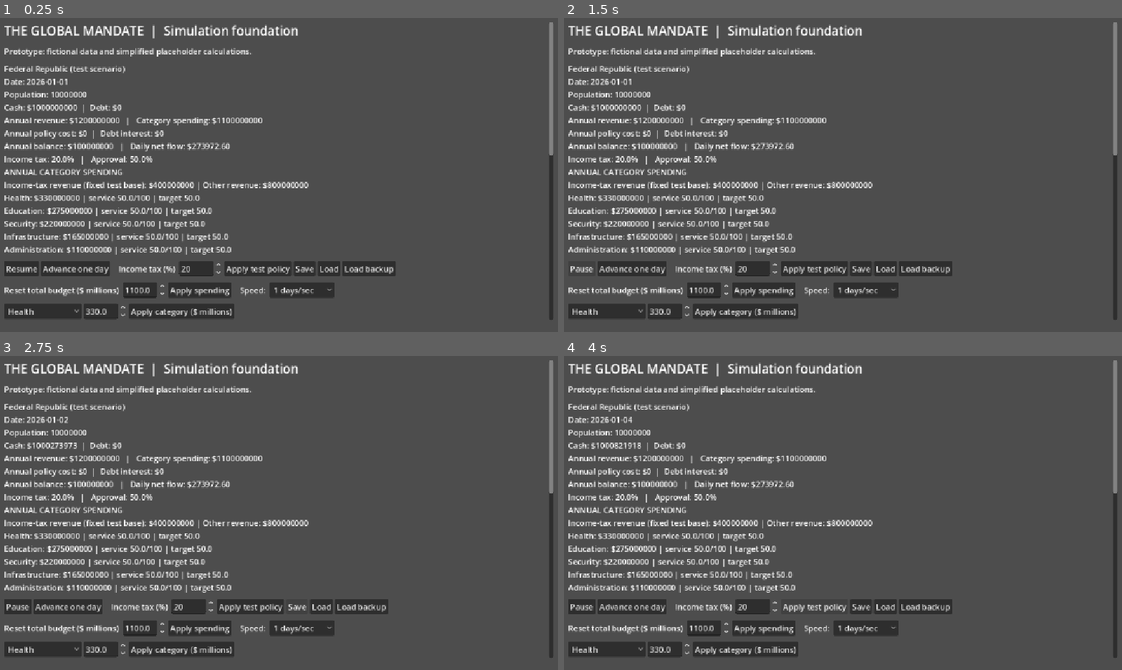
Above: before the commit, frames 1-4 (two rows, left to right).
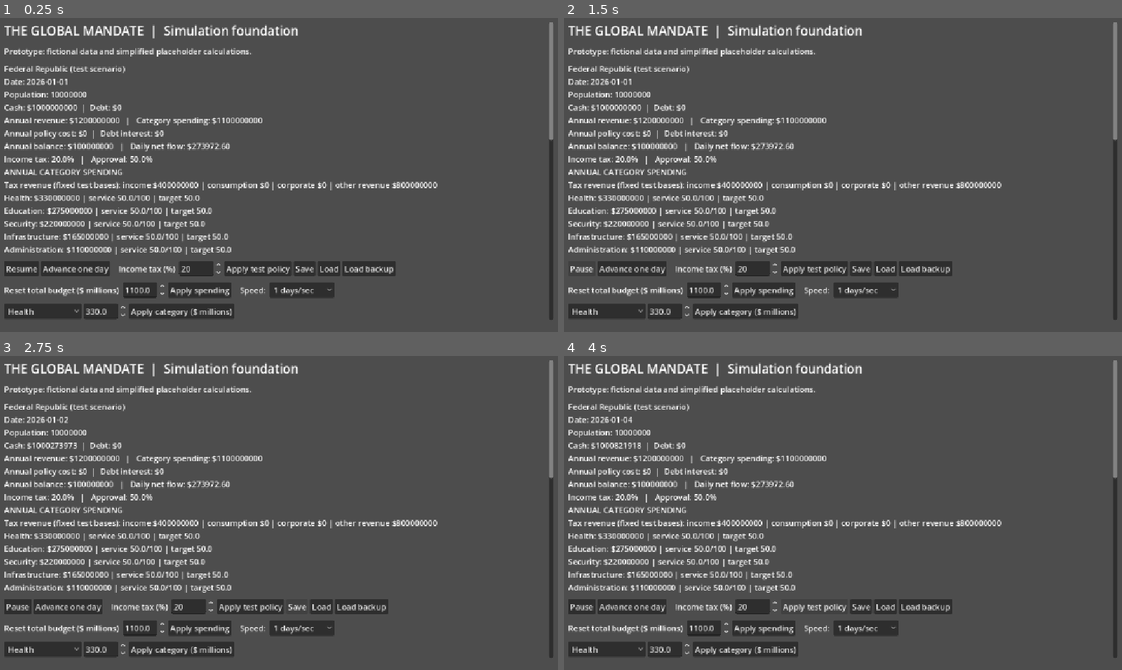
Above: after the commit, the same moments.

Repository: bhavishyadash/the-global-mandate
Game: Godot game, scene res://main.tscn
Same seed, same stepped clock (60 frames per second), same inputs: the game is played once before the commit and once after it.
Inputs:
- Up to frame 1 (0.25 s): no input
- Up to frame 2 (1.5 s): click "Save" at 0.5 s; click "Resume" at 1.25 s
- Up to frame 3 (2.75 s): click "Save" at 2 s
- Up to frame 4 (4 s): click "Advance one day" at 2.75 s; click "Apply test policy" at 3.5 s

The runs differ from the first frame. In frame 1, 1.0% of the frame differs, in the area x 0-100%, y 38-55%; in frame 2, 1.0%; in frame 3, 1.0%; in frame 4, 1.0%.

Commit message:
Add consumption and corporate tax instruments

Diff:
--- a/simulation/politics.gd
+++ b/simulation/politics.gd
@@ -1,6 +1,7 @@
 extends RefCounted
 
 # Fictional groups and coefficients for testing, not empirical estimates.
+const ADDITIONAL_TAX_SENSITIVITIES := {"consumption": [120.0, 90.0, 50.0], "corporate": [10.0, 25.0, 80.0]}
 var groups: Array = [
 	{"name": "Lower income", "share": 0.4, "approval": 50.0, "raw_approval": 50.0, "service_bonus": 0.0, "tax_sensitivity": 100.0},
 	{"name": "Middle income", "share": 0.4, "approval": 50.0, "raw_approval": 50.0, "service_bonus": 0.0, "tax_sensitivity": 105.0},
@@ -19,6 +20,11 @@
 	for group in groups:
 		group.raw_approval -= delta * group.tax_sensitivity
 		group.approval = clampf(group.raw_approval + group.service_bonus, 0.0, 100.0)
+
+func apply_additional_tax_change(kind: String, delta: float) -> void:
+	for i in range(groups.size()):
+		groups[i].raw_approval -= delta * ADDITIONAL_TAX_SENSITIVITIES[kind][i]
+		groups[i].approval = clampf(groups[i].raw_approval + groups[i].service_bonus, 0.0, 100.0)
 
 func apply_service_bonuses(bonuses: Array) -> void:
 	for i in range(groups.size()):
--- a/simulation/world.gd
+++ b/simulation/world.gd
@@ -5,6 +5,7 @@
 const PROCUREMENT_ANNUAL_COST := 10000000.0
 const ANNUAL_DEBT_RATE := 0.03
 const TEST_TAXABLE_BASE := 2000000000.0
+const ADDITIONAL_TAXES := {"consumption": {"field": "consumption_tax_rate", "base": 1500000000.0}, "corporate": {"field": "corporate_tax_rate", "base": 1000000000.0}}
 const CATEGORY_SHARES := {"Health": 0.30, "Education": 0.25, "Security": 0.20, "Infrastructure": 0.15, "Administration": 0.10}
 var politics = Politics.new()
 var services = Services.new()
@@ -21,6 +22,8 @@
 	"annual_spending": 1100000000.0,
 	"spending_categories": {"Health": 330000000.0, "Education": 275000000.0, "Security": 220000000.0, "Infrastructure": 165000000.0, "Administration": 110000000.0},
 	"income_tax_rate": 0.20,
+	"consumption_tax_rate": 0.0,
+	"corporate_tax_rate": 0.0,
 	"approval": 50.0,
 }
 var events: Array[String] = ["Scenario started. All figures are fictional test data."]
@@ -34,6 +37,12 @@
 
 func income_tax_revenue() -> float:
 	return country.income_tax_rate * TEST_TAXABLE_BASE
+
+func additional_tax_revenue(kind: String) -> float:
+	if not ADDITIONAL_TAXES.has(kind):
+		return 0.0
+	var spec: Dictionary = ADDITIONAL_TAXES[kind]
+	return float(country[spec.field]) * float(spec.base)
 
 func policy_annual_cost() -> float:
 	return PROCUREMENT_ANNUAL_COST if politics.procurement_policy and politics.procurement_progress >= 100 else 0.0
@@ -94,7 +103,7 @@
 	var file := FileAccess.open(temporary, FileAccess.WRITE)
 	if file == null:
 		return "Could not open the save file for writing."
-	file.store_string(JSON.stringify({"version": 5, "date": date, "country": country, "events": events, "politics": politics.export_state(), "services": services.export_state()}))
+	file.store_string(JSON.stringify({"version": 6, "date": date, "country": country, "events": events, "politics": politics.export_state(), "services": services.export_state()}))
 	file.flush()
 	var error := file.get_error()
 	file.close()
@@ -144,7 +153,7 @@
 	if json.parse(file.get_as_text()) != OK:
 		return "Save contains invalid JSON."
 	var parsed: Variant = json.data
-	if not parsed is Dictionary or (parsed.get("version") != 1 and parsed.get("version") != 2 and parsed.get("version") != 3 and parsed.get("version") != 4 and parsed.get("version") != 5):
+	if not parsed is Dictionary or (parsed.get("version") != 1 and parsed.get("version") != 2 and parsed.get("version") != 3 and parsed.get("version") != 4 and parsed.get("version") != 5 and parsed.get("version") != 6):
 		return "Save is invalid or uses an unsupported version."
 	var d: Variant = parsed.get("date")
 	var c: Variant = parsed.get("country")
@@ -167,6 +176,14 @@
 	if c.income_tax_rate < 0.0 or c.income_tax_rate > 0.60 or c.approval < 0.0 or c.approval > 100.0 or c.annual_revenue < 0.0 or c.annual_spending < 0.0 or c.annual_spending > 10000000000.0 or e.size() > MAX_EVENTS:
 		return "Save has out-of-range policy or approval data."
 	c = c.duplicate(true)
+	if parsed.version < 6:
+		c.consumption_tax_rate = 0.0
+		c.corporate_tax_rate = 0.0
+	else:
+		for kind in ADDITIONAL_TAXES:
+			var field: String = ADDITIONAL_TAXES[kind].field
+			if not _is_number(c.get(field)) or c[field] < 0.0 or c[field] > 0.60:
+				return "Save has invalid additional tax data."
 	if parsed.version < 4:
 		c.debt = maxf(0.0, -float(c.treasury))
 		c.treasury = maxf(0.0, float(c.treasury))
@@ -189,7 +206,7 @@
 			return "Save has invalid event data."
 	var loaded_politics = Politics.new()
 	var loaded_services = Services.new()
-	if parsed.version == 5 and not loaded_services.import_state(parsed.get("services")):
+	if parsed.version >= 5 and not loaded_services.import_state(parsed.get("services")):
 		return "Save has invalid service data."
 	if parsed.version >= 2:
 		var political_data: Variant = parsed.get("politics")
@@ -206,7 +223,7 @@
 		for group in loaded_politics.groups:
 			group.approval = float(c.approval)
 			group.raw_approval = float(c.approval)
-	if parsed.version == 5:
+	if parsed.version >= 5:
 		var bonuses: Array = loaded_services.group_bonuses()
 		for i in range(loaded_politics.groups.size()):
 			if absf(loaded_politics.groups[i].service_bonus - bonuses[i]) > 0.001:
@@ -266,6 +283,34 @@
 	add_event("Income tax changed from %.1f%% to %.1f%%." % [previous * 100.0, rate * 100.0])
 	return true
 
+func preview_additional_tax(kind: String, rate: float) -> Dictionary:
+	if not ADDITIONAL_TAXES.has(kind) or not is_finite(rate) or rate < 0.0 or rate > 0.60:
+		return {}
+	var spec: Dictionary = ADDITIONAL_TAXES[kind]
+	var delta: float = rate - float(country[spec.field])
+	var projected_revenue: float = country.annual_revenue + delta * float(spec.base)
+	if not is_finite(projected_revenue) or projected_revenue < 0.0:
+		return {}
+	var preview_politics = Politics.new()
+	if not preview_politics.import_state(politics.export_state()):
+		return {}
+	preview_politics.apply_additional_tax_change(kind, delta)
+	return {"annual_revenue": projected_revenue, "approval": preview_politics.approval(), "groups": preview_politics.groups.duplicate(true)}
+
+func set_additional_tax(kind: String, rate: float) -> bool:
+	if preview_additional_tax(kind, rate).is_empty():
+		return false
+	var spec: Dictionary = ADDITIONAL_TAXES[kind]
+	var previous: float = country[spec.field]
+	if is_equal_approx(previous, rate):
+		return true
+	country.annual_revenue += (rate - previous) * float(spec.base)
+	politics.apply_additional_tax_change(kind, rate - previous)
+	country.approval = politics.approval()
+	country[spec.field] = rate
+	add_event("%s tax changed from %.1f%% to %.1f%%." % [kind.capitalize(), previous * 100.0, rate * 100.0])
+	return true
+
 func vote_procurement() -> bool:
 	var votes: int = politics.votes_for_policy()
 	if politics.vote_procurement():
--- a/tests/simulation_test.gd
+++ b/tests/simulation_test.gd
@@ -28,6 +28,25 @@
 	assert(is_equal_approx(prediction.annual_revenue, high_tax_world.country.annual_revenue))
 	assert(prediction.groups == high_tax_world.politics.groups)
 	assert(is_equal_approx(high_tax_world.country.approval, 8.0))
+	var tax_world = World.new()
+	var tax_snapshot: Dictionary = tax_world.country.duplicate(true)
+	var tax_politics_snapshot: Dictionary = tax_world.politics.export_state()
+	var consumption_preview: Dictionary = tax_world.preview_additional_tax("consumption", 0.10)
+	assert(tax_world.country == tax_snapshot)
+	assert(tax_world.politics.export_state() == tax_politics_snapshot)
+	assert(is_equal_approx(consumption_preview.annual_revenue, 1350000000.0))
+	assert(not tax_world.set_additional_tax("unknown", 0.10))
+	assert(not tax_world.set_additional_tax("corporate", NAN))
+	assert(not tax_world.set_additional_tax("corporate", 0.61))
+	assert(tax_world.set_additional_tax("consumption", 0.10))
+	assert(is_equal_approx(tax_world.country.approval, consumption_preview.approval))
+	assert(is_equal_approx(tax_world.additional_tax_revenue("consumption"), 150000000.0))
+	assert(tax_world.politics.groups[0].approval < tax_world.politics.groups[2].approval)
+	var corporate_preview: Dictionary = tax_world.preview_additional_tax("corporate", 0.20)
+	assert(tax_world.set_additional_tax("corporate", 0.20))
+	assert(is_equal_approx(tax_world.country.annual_revenue, 1550000000.0))
+	assert(is_equal_approx(tax_world.country.approval, corporate_preview.approval))
+	assert(is_equal_approx(tax_world.additional_tax_revenue("corporate"), 200000000.0))
 	assert(high_tax_world.politics.groups[0].approval > high_tax_world.politics.groups[2].approval)
 	var cycle = World.new()
 	cycle.country.income_tax_rate = 0.60
@@ -160,6 +179,30 @@
 	assert(long_run.date == {"year": 2046, "month": 1, "day": 1})
 	assert(absf(long_run.country.treasury - 3000000000.0) < 10.0)
 	var save_path := "res://tests/test_save.json"
+	assert(tax_world.save_game(save_path).is_empty())
+	var tax_reload = World.new()
+	assert(tax_reload.load_game(save_path).is_empty())
+	assert(is_equal_approx(tax_reload.country.consumption_tax_rate, 0.10))
+	assert(is_equal_approx(tax_reload.country.corporate_tax_rate, 0.20))
+	assert(is_equal_approx(tax_reload.country.approval, tax_world.country.approval))
+	var bad_tax_country: Dictionary = tax_world.country.duplicate(true)
+	bad_tax_country.corporate_tax_rate = 0.8
+	var bad_tax_file := FileAccess.open(save_path, FileAccess.WRITE)
+	bad_tax_file.store_string(JSON.stringify({"version": 6, "date": tax_world.date, "country": bad_tax_country, "events": tax_world.events, "politics": tax_world.politics.export_state(), "services": tax_world.services.export_state()}))
+	bad_tax_file.close()
+	var tax_before_rejected_load: Dictionary = tax_reload.country.duplicate(true)
+	assert(not tax_reload.load_game(save_path).is_empty())
+	assert(tax_reload.country == tax_before_rejected_load)
+	var old_tax_world = World.new()
+	var v5_country: Dictionary = old_tax_world.country.duplicate(true)
+	v5_country.erase("consumption_tax_rate")
+	v5_country.erase("corporate_tax_rate")
+	var v5_file := FileAccess.open(save_path, FileAccess.WRITE)
+	v5_file.store_string(JSON.stringify({"version": 5, "date": old_tax_world.date, "country": v5_country, "events": old_tax_world.events, "politics": old_tax_world.politics.export_state(), "services": old_tax_world.services.export_state()}))
+	v5_file.close()
+	var v5 = World.new()
+	assert(v5.load_game(save_path).is_empty())
+	assert(is_zero_approx(v5.country.consumption_tax_rate) and is_zero_approx(v5.country.corporate_tax_rate))
 	assert(service_cut.save_game(save_path).is_empty())
 	var services_reload = World.new()
 	assert(services_reload.load_game(save_path).is_empty())
--- a/tests/ui_test.gd
+++ b/tests/ui_test.gd
@@ -15,6 +15,11 @@
 	assert(is_equal_approx(screen.world.country.income_tax_rate, 0.20))
 	screen._apply_tax()
 	assert(is_equal_approx(screen.world.country.approval, 8.0))
+	screen.additional_tax.value = 10
+	assert("CONSUMPTION" in screen.additional_tax_preview.text)
+	assert(is_zero_approx(screen.world.country.consumption_tax_rate))
+	screen._apply_additional_tax()
+	assert(is_equal_approx(screen.world.country.consumption_tax_rate, 0.10))
 	screen.spending.value = 1500
 	assert("Annual balance" in screen.spending_preview.text)
 	assert(is_equal_approx(screen.world.country.annual_spending, 1100000000.0))
--- a/ui/main.gd
+++ b/ui/main.gd
@@ -19,6 +19,9 @@
 var category_picker: OptionButton
 var category_amount: SpinBox
 var category_preview: Label
+var additional_tax_picker: OptionButton
+var additional_tax: SpinBox
+var additional_tax_preview: Label
 const SAVE_PATH := "user://prototype_save.json"
 
 func _ready() -> void:
@@ -116,6 +119,21 @@
 	category_button.text = "Apply category ($ millions)"
 	category_button.pressed.connect(_apply_category)
 	category_controls.add_child(category_button)
+	var tax_controls := HBoxContainer.new()
+	layout.add_child(tax_controls)
+	additional_tax_picker = OptionButton.new()
+	additional_tax_picker.add_item("Consumption tax")
+	additional_tax_picker.add_item("Corporate tax")
+	tax_controls.add_child(additional_tax_picker)
+	additional_tax = SpinBox.new()
+	additional_tax.min_value = 0.0
+	additional_tax.max_value = 60.0
+	additional_tax.step = 0.1
+	tax_controls.add_child(additional_tax)
+	var additional_tax_button := Button.new()
+	additional_tax_button.text = "Apply selected tax (%)"
+	additional_tax_button.pressed.connect(_apply_additional_tax)
+	tax_controls.add_child(additional_tax_button)
 	status = Label.new()
 	layout.add_child(status)
 	explanation = Label.new()
@@ -126,6 +144,11 @@
 	tax_preview.autowrap_mode = TextServer.AUTOWRAP_WORD_SMART
 	layout.add_child(tax_preview)
 	tax.value_changed.connect(_update_tax_preview)
+	additional_tax_preview = Label.new()
+	additional_tax_preview.autowrap_mode = TextServer.AUTOWRAP_WORD_SMART
+	layout.add_child(additional_tax_preview)
+	additional_tax_picker.item_selected.connect(_additional_tax_selected)
+	additional_tax.value_changed.connect(_update_additional_tax_preview)
 	spending_preview = Label.new()
 	spending_preview.autowrap_mode = TextServer.AUTOWRAP_WORD_SMART
 	layout.add_child(spending_preview)
@@ -179,6 +202,19 @@
 	world.set_income_tax(tax.value / 100.0)
 	_refresh()
 
+func _additional_tax_kind() -> String:
+	return "consumption" if additional_tax_picker.selected == 0 else "corporate"
+
+func _additional_tax_selected(_index: int) -> void:
+	var kind := _additional_tax_kind()
+	additional_tax.value = world.country[world.ADDITIONAL_TAXES[kind].field] * 100.0
+	_update_additional_tax_preview(additional_tax.value)
+
+func _apply_additional_tax() -> void:
+	var kind := _additional_tax_kind()
+	status.text = "%s tax updated." % kind.capitalize() if world.set_additional_tax(kind, additional_tax.value / 100.0) else "Tax change is unavailable."
+	_refresh()
+
 func _apply_spending() -> void:
 	world.set_annual_spending(spending.value * 1000000.0)
 	_category_selected(category_picker.selected)
@@ -223,6 +259,7 @@
 		elapsed = 0.0
 		pause_button.text = "Resume"
 		tax.value = world.country.income_tax_rate * 100.0
+		_additional_tax_selected(additional_tax_picker.selected)
 		spending.value = world.country.annual_spending / 1000000.0
 		_category_selected(category_picker.selected)
 		status.text = "Game loaded and paused."
@@ -235,7 +272,9 @@
 	var d: Dictionary = world.date
 	summary.text = "%s\nDate: %04d-%02d-%02d\nPopulation: %d\nCash: $%.0f  |  Debt: $%.0f\nAnnual revenue: $%.0f   |   Cat …(411 unchanged characters)…
 	var budget_lines := PackedStringArray(["ANNUAL CATEGORY SPENDING"])
-	budget_lines.append("Income-tax revenue (fixed test base): $%.0f | Other revenue: $%.0f" % [world.income_tax_revenue(), c.annual_revenue - world.income_tax_revenue()])
+	var consumption_revenue: float = world.additional_tax_revenue("consumption")
+	var corporate_revenue: float = world.additional_tax_revenue("corporate")
+	budget_lines.append("Tax revenue (fixed test bases): income $%.0f | consumption $%.0f | corporate $%.0f | other revenue $%.0f" % [world.income_tax_revenue(), consumption_revenue, corporate_revenue, c.annual_revenue - world.income_tax_revenue() - consumption_revenue - corporate_revenue])
 	for category in World.CATEGORY_SHARES:
 		budget_lines.append("%s: $%.0f | service %.1f/100 | target %.1f" % [category, c.spending_categories[category], world.services.levels[category], world.services.target(category, c.spending_categories[category], c.population)])
 	summary.text += "\n" + "\n".join(budget_lines)
@@ -250,6 +289,7 @@
 	politics_summary.text = "\n".join(lines)
 	history.text = "\n".join(world.events.slice(0, 8))
 	_update_tax_preview(tax.value)
+	_update_additional_tax_preview(additional_tax.value)
 	_update_spending_preview(spending.value)
 	_update_category_preview(category_amount.value)
 
@@ -263,6 +303,17 @@
 		lines.append("%s: %.1f%% approval" % [group.name, group.approval])
 	tax_preview.text = "\n".join(lines)
 
+func _update_additional_tax_preview(value: float) -> void:
+	var kind := _additional_tax_kind()
+	var preview: Dictionary = world.preview_additional_tax(kind, value / 100.0)
+	if preview.is_empty():
+		additional_tax_preview.text = "Tax preview unavailable."
+		return
+	var lines := PackedStringArray(["%s TAX PREVIEW (fictional fixed-base model)" % kind.to_upper(), "Projected annual revenue: $%.0f | National approval: %.1f%%" % [preview.annual_revenue, preview.approval]])
+	for group in preview.groups:
+		lines.append("%s: %.1f%% approval" % [group.name, group.approval])
+	additional_tax_preview.text = "\n".join(lines)
+
 func _update_spending_preview(value: float) -> void:
 	var preview: Dictionary = world.preview_annual_spending(value * 1000000.0)
 	if preview.is_empty():
Not shown, changed: docs/GAME_DEVELOPMENT_REPORT.md
Not shown, changed: docs/SESSION_33.md
Not shown, changed: docs/SIMULATION_ARCHITECTURE.md
